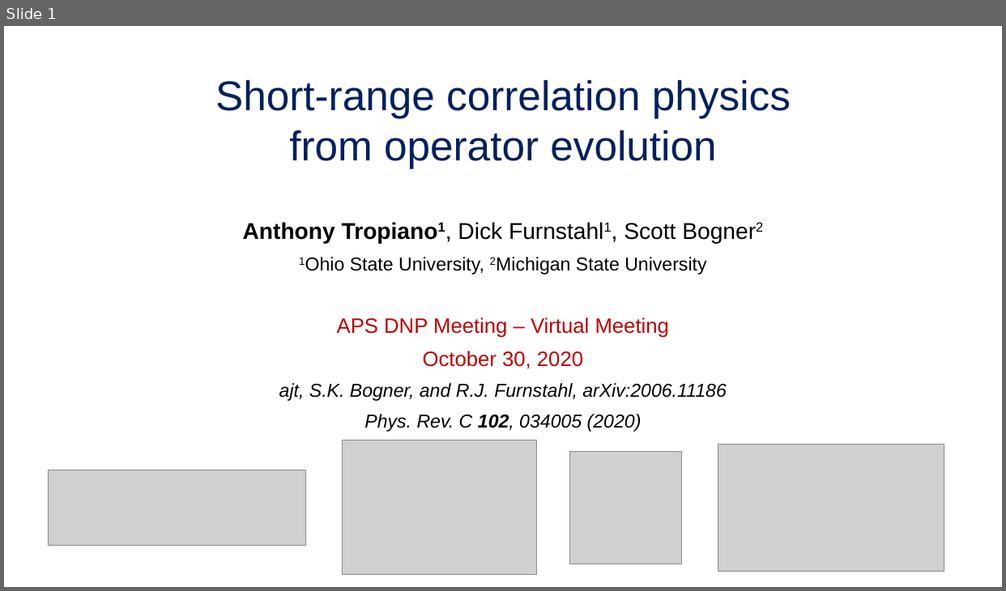
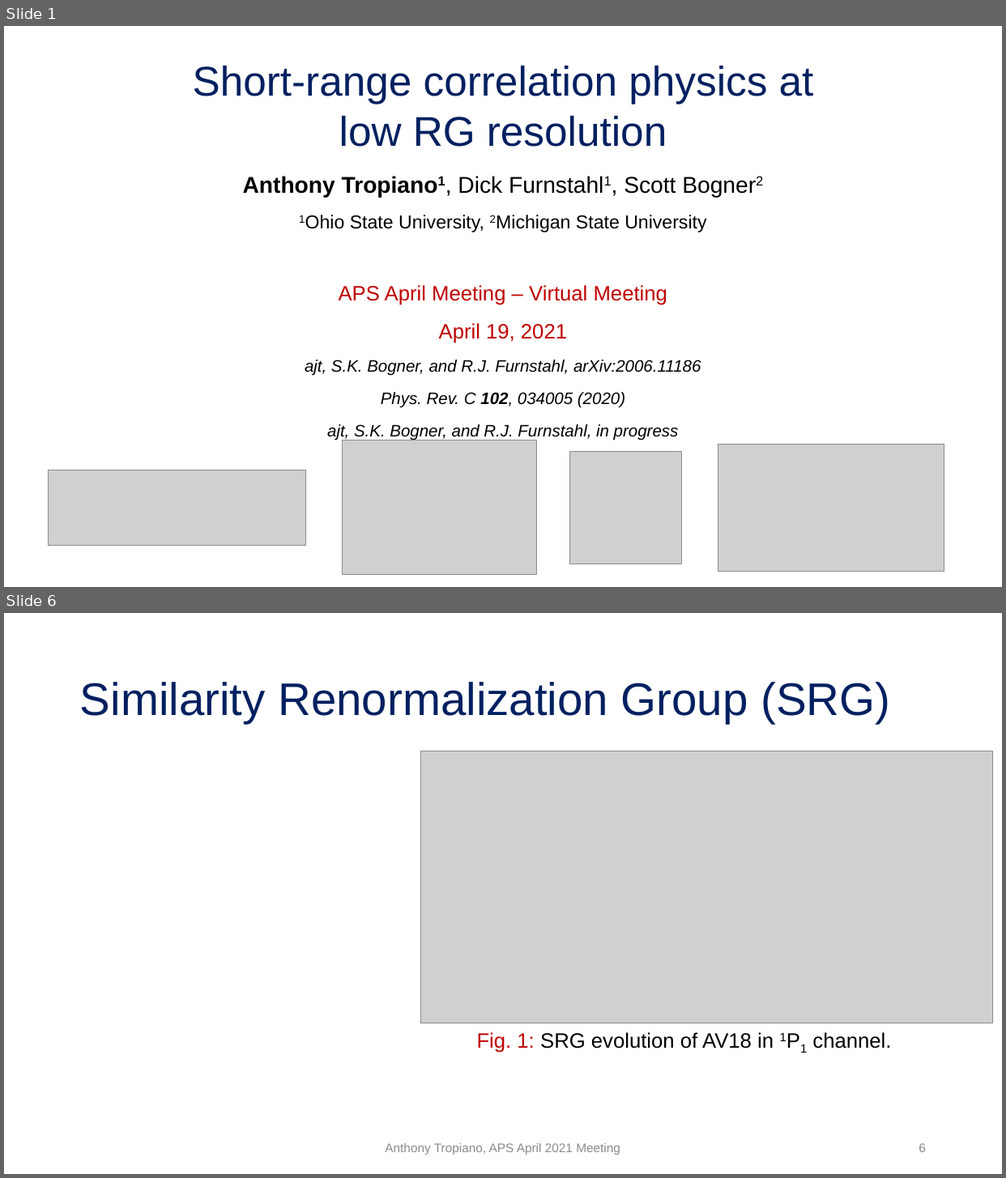
Before and after one commit to tropiano4/tropiano-srg, a slide deck: Presentations/APS_April2021/tropiano_aps_april2021.pptx. Shown one above the other, each under a label of ours: slide 1 before the commit, slides 1 and 6 after it; the slides between them are not shown. The pictures are 1006x591 and 1006x1178 pixels, drawn with LibreOffice and Linux fonts; fonts in the diff are those of the drawing; grey boxes stand for pictures. Boxes give left, top, right and bottom in pixels: in the first picture for what was removed or moved away, otherwise in the second. Text is boxed around its words. In the diff, an @@ line names an element or a change of style, - is before the commit and + after.

Commit message:
Updating high-q SNMD tails figures and adding to APS presentation

```diff
--- a/Presentations/APS_April2021/tropiano_aps_april2021.pptx
+++ b/Presentations/APS_April2021/tropiano_aps_april2021.pptx
@@ slide 6 added at [4, 613, 1002, 1174], background #FFFFFF @@
@@ title added at [80, 682, 890, 723], 44 pt, text #002060 @@
+Similarity Renormalization Group (SRG)
@@ picture added at [421, 752, 993, 1024] @@
@@ text added at [477, 1033, 891, 1053], 20 pt, text #000000 @@
+Fig. 1: SRG evolution of AV18 in 1P1 channel.
@@ text added at [385, 1144, 620, 1155], 12 pt, text #8C8C8C @@
+Anthony Tropiano, APS April 2021 Meeting
@@ page number added at [918, 1144, 926, 1152], 12 pt, text #8C8C8C @@
+6
@@ slide 1 changed as well @@
@@ title at [193, 65, 814, 147]: text changed @@
-Short-range correlation physics from operator evolution
+Short-range correlation physics at low RG resolution
@@ subtitle "Anthony Tropiano1, Dick Furnstahl1, Scott ...": place and size @@
-subtitle "Anthony Tropiano1, Dick Furnstahl1, Scott ..." at [243, 222, 727, 432]
+subtitle "Anthony Tropiano1, Dick Furnstahl1, Scott ..." at [243, 176, 706, 441]
@@ subtitle at [243, 176, 706, 408]: size 18 to 16 pt in "ajt, S.K. Bogner, and R.J. Furnstahl, arXiv:2006.11186", "Phys. Rev. C 102, 034005 (2020)"; line spacing 0.9 to 1.1 @@
@@ subtitle at [339, 285, 667, 344]: text changed @@
-APS DNP Meeting – Virtual Meeting
-October 30, 2020
+APS April Meeting – Virtual Meeting
+April 19, 2021
@@ subtitle at [327, 425, 679, 441]: paragraph added @@
+ajt, S.K. Bogner, and R.J. Furnstahl, in progress
```
Also in this commit, not shown: 15 other slides added, 3 slides removed, 15 other files.
